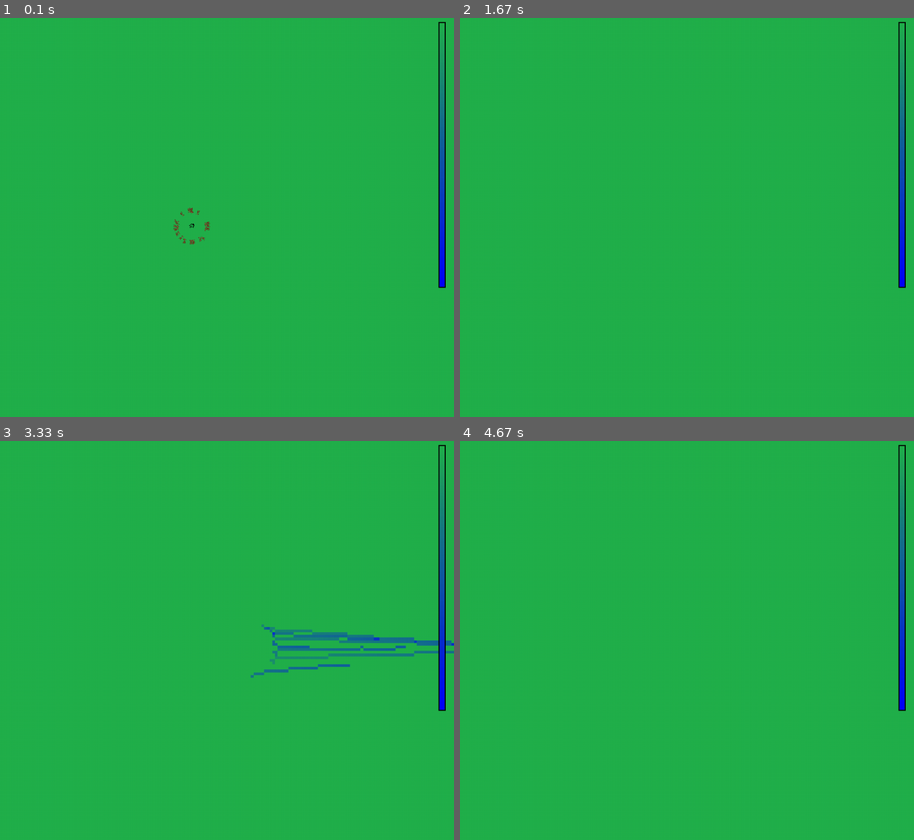
Above: before the commit, frames 1-4 (two rows, left to right).
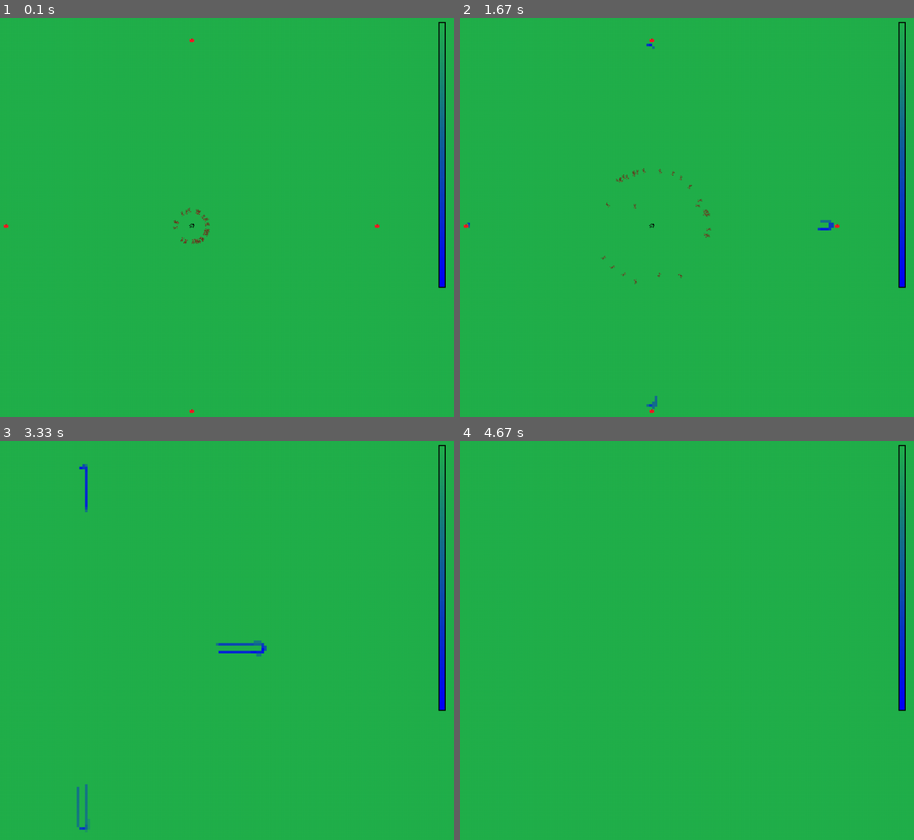
Above: after the commit, the same moments.

Repository: Rhahi/chaoticants
Game: pygame game, started from src/main.py
The game is run twice, just before and just after one commit, with the same random seed, the same clock (stepped at 60 frames per second) and the same inputs.
Inputs (mouse positions are in pixels of both pictures, inside the frame that each line leads up to):
- Up to frame 1 (0.1 s): no input
- Up to frame 2 (1.67 s): hold D 0.33-0.8 s; move the mouse to (627, 241) at 0.37 s
- Up to frame 3 (3.33 s): tap Space at 1.67 s; hold A 2-2.53 s; hold A 2.9-3.3 s
- Up to frame 4 (4.67 s): hold W 3.33-3.7 s; hold D 3.73-4.37 s

The runs differ from the first frame. In frame 1, 0.2% of the frame differs, in the area x 0-84%, y 5-100%; in frame 2, 0.3%; in frame 3, 1.8%, in the area x 16-100%, y 5-99%; in frame 4, nothing differs.

Commit message:
add an ability to seed the experiment. Change the random food generation function so that the total amount is fixed.

Diff:
--- a/src/ant.py
+++ b/src/ant.py
@@ -105,6 +105,7 @@
 class AntModes(Enum):
     searching = 1
     returning = 2
+    returning_due_to_distance = 3
 
 class Ant(Entity):
     def __init__(self, nest, chaotic_constant = 4):
@@ -122,6 +123,7 @@
         self.food_range = self.nest.food_radius
         self.threshold_sniff = 1
         self.mix_home = 0.5
+        self.too_far_away = 300
 
         # states of the ant
         self.heading = np.random.rand()
@@ -138,7 +140,7 @@
         """
         defines the core behaviour of the ant, including foraging, homing, etc.
         """
-        if self.mode == AntModes.searching:
+        def search_and_grab():
             food, dist = self.search_food()
             if food:
                 if dist < max(3, min(np.sqrt(food.amount)/2, self.food_range/2)):
@@ -146,8 +148,14 @@
                     self.mode = AntModes.returning
                 else:
                     self.walk(food.position)
-            else:
+                return True
+            return False
+
+        if self.mode == AntModes.searching:
+            if not search_and_grab():
                 self.walk()
+                if np.linalg.norm(self.states["position"] - self.nest.position) > self.too_far_away:
+                    self.mode = AntModes.returning_due_to_distance
 
         elif self.mode == AntModes.returning:
             if self.at_home():
@@ -156,6 +164,14 @@
             else:
                 self.make_pheromones()
                 self.walk(self.nest.position)
+
+        elif self.mode == AntModes.returning_due_to_distance:
+            if self.at_home():
+                self.drop()
+                self.mode = AntModes.searching
+            elif not search_and_grab():
+                self.walk(self.nest.position)
+
 
     def walk(self, target=None):
         """
--- a/src/main.py
+++ b/src/main.py
@@ -3,17 +3,24 @@
 from pygamevisualizer import PygameVisualizer
 import sys
 import numpy as np
-import random
 import antmath
 import os
 
 ASSETS_PATH = os.path.join(os.path.abspath(os.path.dirname(__file__)), '..', 'assets')
 
-def spawn_random_food(realm, count):
-    for _ in range(count):
-        position = np.array(realm.land.shape) * np.random.rand(2)
-        amount = int(np.random.rand() * 50 + 50)
-        realm.spawn_food(position, amount)
+def spawn_random_food(realm, count, total_amount=None):
+    if total_amount:
+        amounts = np.random.multinomial(total_amount, [1/count]*count)
+        for a in amounts:
+            dist = np.random.rand(1) * 100
+            angle = np.random.rand() * np.pi * 2
+            position = np.array([500, 500]) + [np.cos(angle), np.sin(angle)] * dist
+            realm.spawn_food(position, a)
+    else:
+        for _ in range(count):
+            position = np.array(realm.land.shape) * np.random.rand(2)
+            amount = int(np.random.rand() * 50 + 50)
+            realm.spawn_food(position, amount)
 
 def spawn_predefined_food(realm, center, pattern):
     food_patterns = {
@@ -28,6 +35,12 @@
             [center+(0,-100), 1000],
             [center+(100,0), 200],
             [center+(-100,0), 200]
+        ],
+        "quick-test": [
+            [center+(0,70), 20],
+            [center+(0,-70), 20],
+            [center+(70,0), 20],
+            [center+(-70,0), 20]
         ],
     }
     if pattern in food_patterns:
@@ -46,52 +59,76 @@
     realm.update()
 
 def main(stepping = False):
-    realm = Realm(size=(1000, 1000), evaporation=0.99)
+    # static settings
+    realm_size = (1000, 1000)
+    nest_position = (500, 500)
+
+    # experiment settings
+    use_visualiser = True
+    number_of_simulations = 3
+    seed_list = np.linspace(1, number_of_simulations, number_of_simulations, dtype=int)
+
+    # simulation settings
+    realm = Realm(size=realm_size, evaporation=0.99)
     sniff_radius = 50
-    antmath.build_antmath_matrix(sniff_radius*2, sniff_radius*2)
+    food_radius = 30
+    starting_ants = 30
+    noise_ratio = 0.2
+    pattern_name = "quick-test"
+    # end of settings section.
 
-    colony = Colony(realm=realm, nest_position=(500,500),
-        starting_ants=30, chaotic_constant=4, noise=0.2,
-        sniff_radius=sniff_radius, food_radius=30)
-    colonies = [colony] # there is only one colony for now.
+    results = []
 
-    #spawn_random_food(realm, count=200) #uncomment this line to use random food distribution.
-    spawn_predefined_food(realm, center=colony.position, pattern="equal-cross")
+    for i in range(number_of_simulations):
+        np.random.seed(seed_list[i])
+        antmath.build_antmath_matrix(sniff_radius*2, sniff_radius*2)
+        colony = Colony(realm=realm, nest_position=nest_position,
+            starting_ants=starting_ants, chaotic_constant=4, noise=noise_ratio,
+            sniff_radius=sniff_radius, food_radius=food_radius)
+        colonies = [colony] # there is only one colony for now.
 
-    ants = []
-    ants_with_food = []
+        if pattern_name == "random":
+            spawn_random_food(realm, count=10, total_amount=2000)
+        else: spawn_predefined_food(realm, center=colony.position, pattern=pattern_name)
 
-    pgv = PygameVisualizer(
-        [(realm.food_list, os.path.join(ASSETS_PATH, "food.png"))]
-        + [(colonies, os.path.join(ASSETS_PATH, "home.png"))]
-        + [(ants, os.path.join(ASSETS_PATH, "ant.png"))]
-        + [(ants_with_food, os.path.join(ASSETS_PATH, "ant_with_food.png"))],
-        tickrate=0 #zero means that there is no framerate cap
-        )
-    pgv.camera.middle = tuple(colony.position)
+        if use_visualiser:
+            ants = []
+            ants_with_food = []
 
-    while True:
-        progress_time(realm, colonies)
-        pgv.step_frame(realm)
+            pgv = PygameVisualizer(
+                [(realm.food_list, os.path.join(ASSETS_PATH, "food.png"))]
+                + [(colonies, os.path.join(ASSETS_PATH, "home.png"))]
+                + [(ants, os.path.join(ASSETS_PATH, "ant.png"))]
+                + [(ants_with_food, os.path.join(ASSETS_PATH, "ant_with_food.png"))],
+                tickrate=0 #zero means that there is no framerate cap
+                )
+            pgv.camera.middle = tuple(colony.position)
 
-        ants[:] = []
-        ants_with_food[:] = []
+        while True:
+            progress_time(realm, colonies)
+            if use_visualiser:
+                pgv.step_frame(realm)
 
-        for colony in colonies:
-            a = [ant for ant in colony.ants if ant.states["food"] == 0]
-            af = [ant for ant in colony.ants if ant.states["food"] != 0]
-            ants += a
-            ants_with_food += af
+                ants[:] = []
+                ants_with_food[:] = []
 
-        if stepping:
-            import msvcrt
-            msvcrt.getch()
+                for colony in colonies:
+                    a = [ant for ant in colony.ants if ant.states["food"] == 0]
+                    af = [ant for ant in colony.ants if ant.states["food"] != 0]
+                    ants += a
+                    ants_with_food += af
 
+                if stepping:
+                    import msvcrt
+                    msvcrt.getch()
 
+            if len(realm.food_list) == 0:
+                num_ticks = realm.time
+                print("simulation ended after", num_ticks, "ticks.")
+                results.append(num_ticks)
+                break
 
-        if len(realm.food_list) == 0:
-            print("simulation ended after", realm.time, "ticks.")
-            break
+    print(f"\naverage time: {np.mean(results)}, configuration \"{pattern_name}\", all results:\n\t{results}")
 
 
 if __name__ == "__main__":
